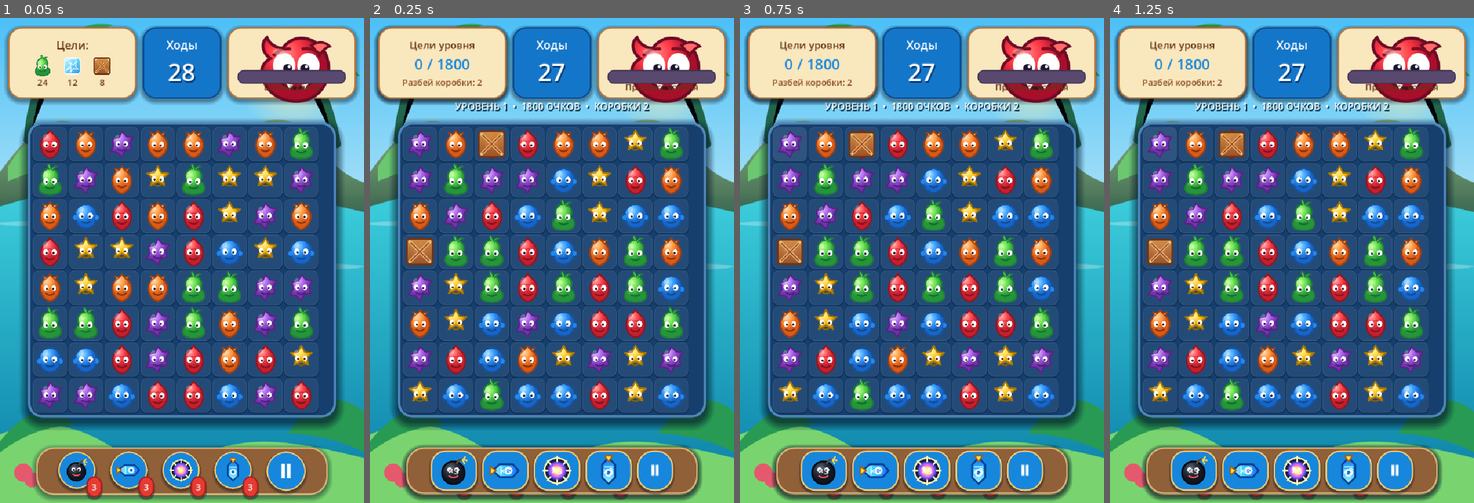
Above: before the commit, frames 1-4 (left to right).
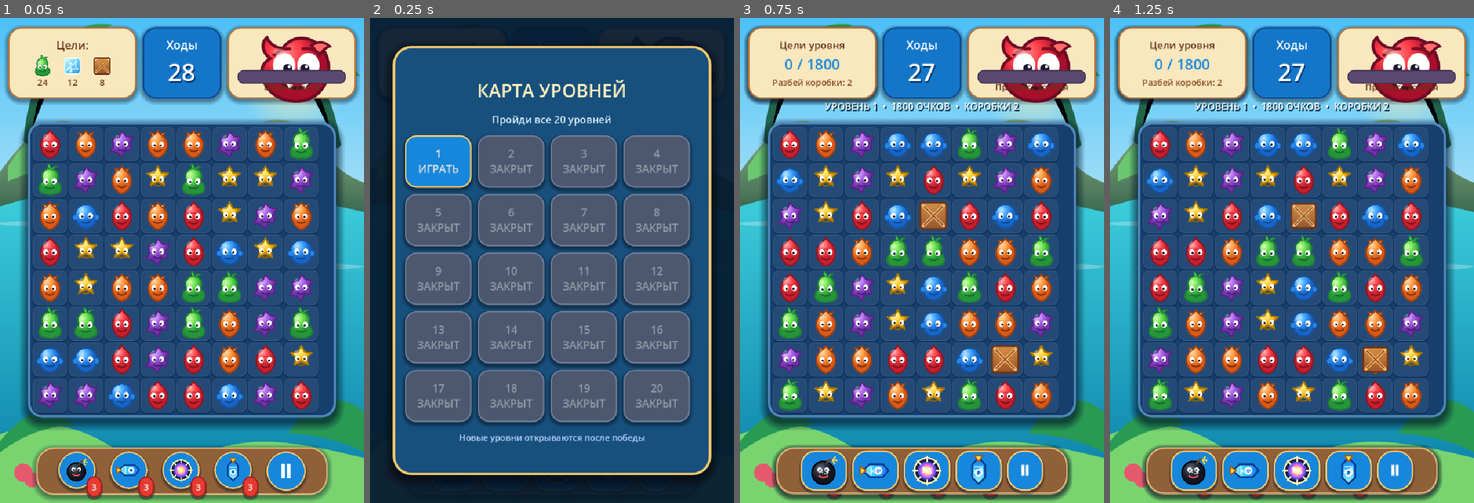
Above: after the commit, the same moments.

Repository: ksotik22/Mutant-Match
Game: Godot game, scene res://main.tscn
Same seed, same stepped clock (60 frames per second), same inputs: the game is played once before the commit and once after it.
Inputs (mouse positions are in pixels of both pictures, inside the frame that each line leads up to):
- Up to frame 1 (0.05 s): no input
- Up to frame 2 (0.25 s): no input
- Up to frame 3 (0.75 s): click (790, 144) at 0.52 s
- Up to frame 4 (1.25 s): no input

Frame 1 is identical in both runs. In frame 2, 90% of the frame differs, in the area x 0-100%, y 0-100%; in frame 3, 15%; in frame 4, 15%.

Commit message:
Enable level map autoload

Diff:
--- a/project.godot
+++ b/project.godot
@@ -14,6 +14,7 @@
 LayoutFix="*res://scripts/layout_fix.gd"
 Crates="*res://scripts/crates.gd"
 Levels="*res://scripts/levels.gd"
+LevelMap="*res://scripts/level_map.gd"
 GameplayUIFix="*res://scripts/gameplay_ui_fix.gd"
 Music="*res://scripts/music.gd"
 
